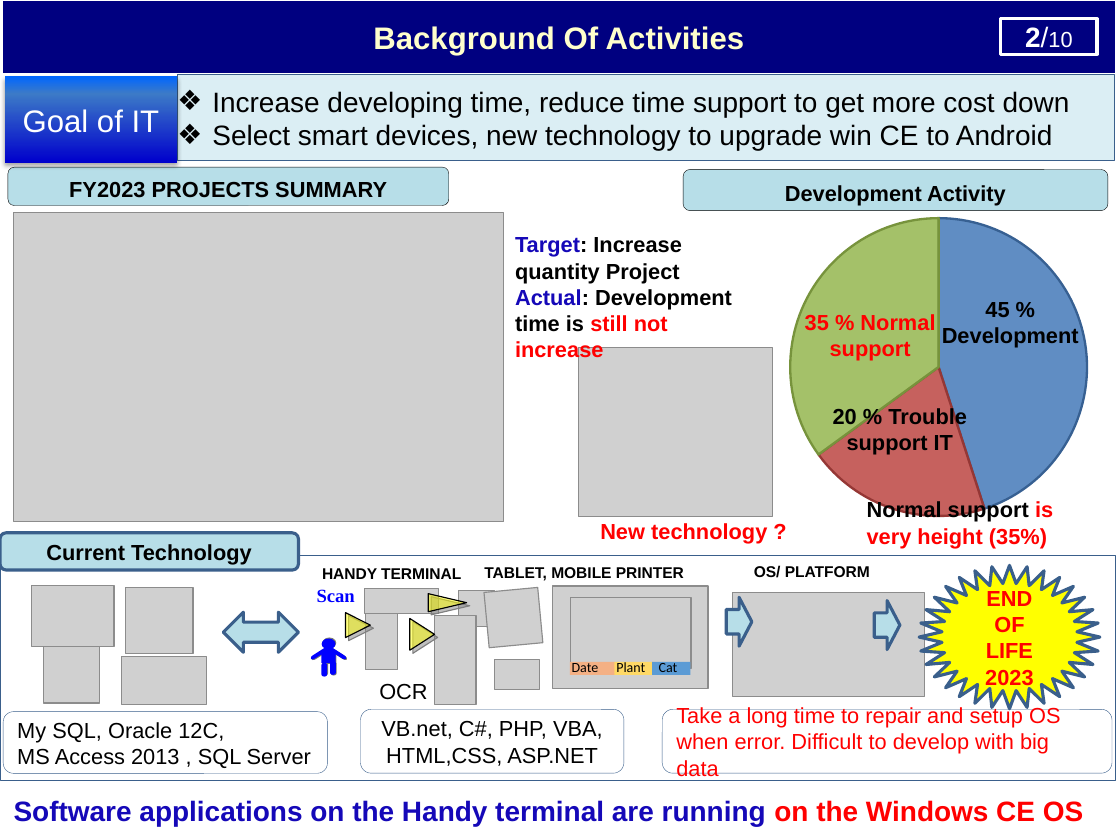
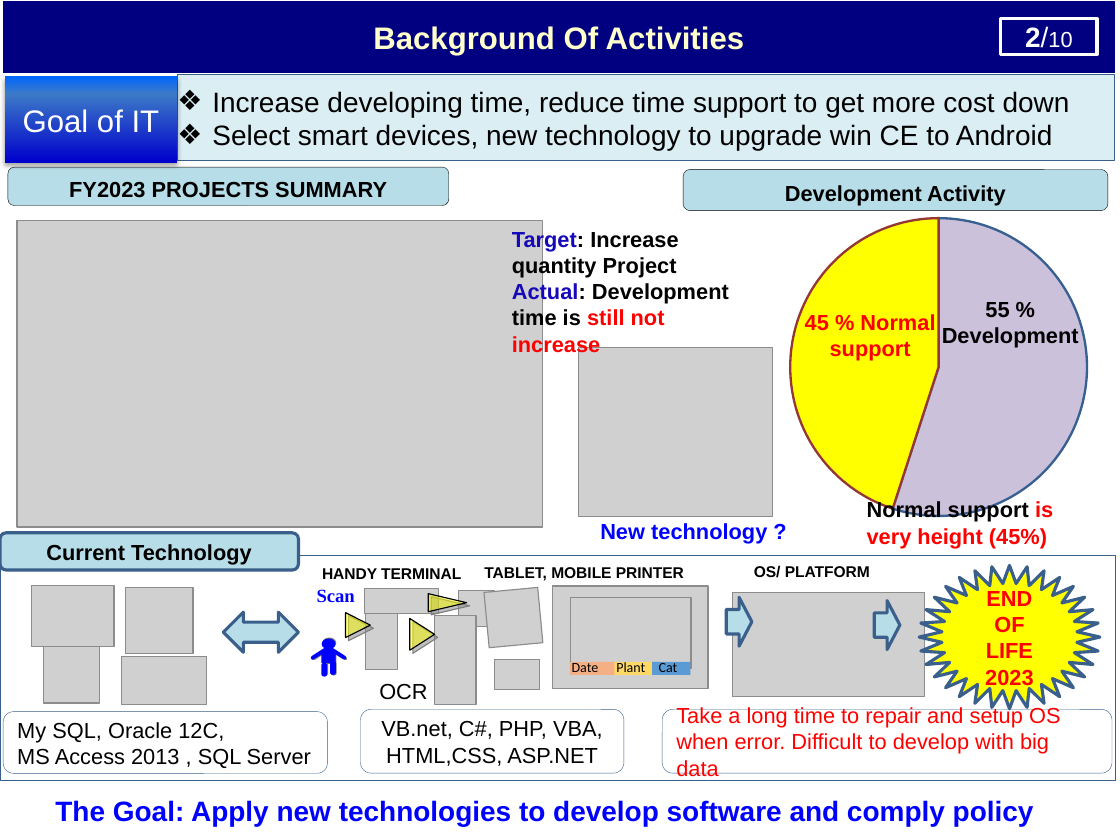
Before and after one commit to thietbicongnghevietnam/ReportPSNV, a slide deck: slide 3 of Report_test.pptx. Drawn at 1120x840 pixels with LibreOffice and Linux fonts; fonts in the diff are those of the drawing; grey boxes stand for pictures; background and template pictures are left out. Boxes give left, top, right and bottom in pixels: in the first picture for what was removed or moved away, otherwise in the second. Text is boxed around its words. In the diff, an @@ line names an element or a change of style, - is before the commit and + after.

```diff
--- a/Report_test.pptx
+++ b/Report_test.pptx
@@ pie chart at (x1=763, y1=195, x2=1088, y2=531) @@
-categories: 1, 2, 3
+categories: 1, 2
-Series 1: 45, 20, 35, -
+Series 1: 55, 45
@@ picture resized from (x1=13, y1=213, x2=504, y2=522) to (x1=17, y1=221, x2=543, y2=528) @@
@@ text "Target: Increase quantity Project" moved from (x1=515, y1=237, x2=732, y2=362) to (x1=512, y1=230, x2=729, y2=356) @@
@@ text at (x1=805, y1=314, x2=935, y2=361): text changed @@
-35 % Normal support
+45 % Normal support
@@ text at (x1=942, y1=302, x2=1079, y2=348): text changed @@
-45 % Development
+55 % Development
@@ text removed at (x1=833, y1=406, x2=967, y2=454) @@
-20 % Trouble support IT
@@ text at (x1=867, y1=500, x2=1053, y2=548): text changed @@
-Normal support is very height (35%)
+Normal support is very height (45%)
@@ rounded rectangle "New technology ?" at (x1=520, y1=510, x2=867, y2=551): text colour #FF0000 to #0000FF @@
@@ text at (x1=55, y1=800, x2=1034, y2=826): text changed; text colour #1508B8 to #0000FF @@
-Software applications on the Handy terminal are running on the Windows CE OS
+The Goal: Apply new technologies to develop software and comply policy
```
Also in this commit, not shown: 7 other slides changed, 1 slide removed, 1 other file.
